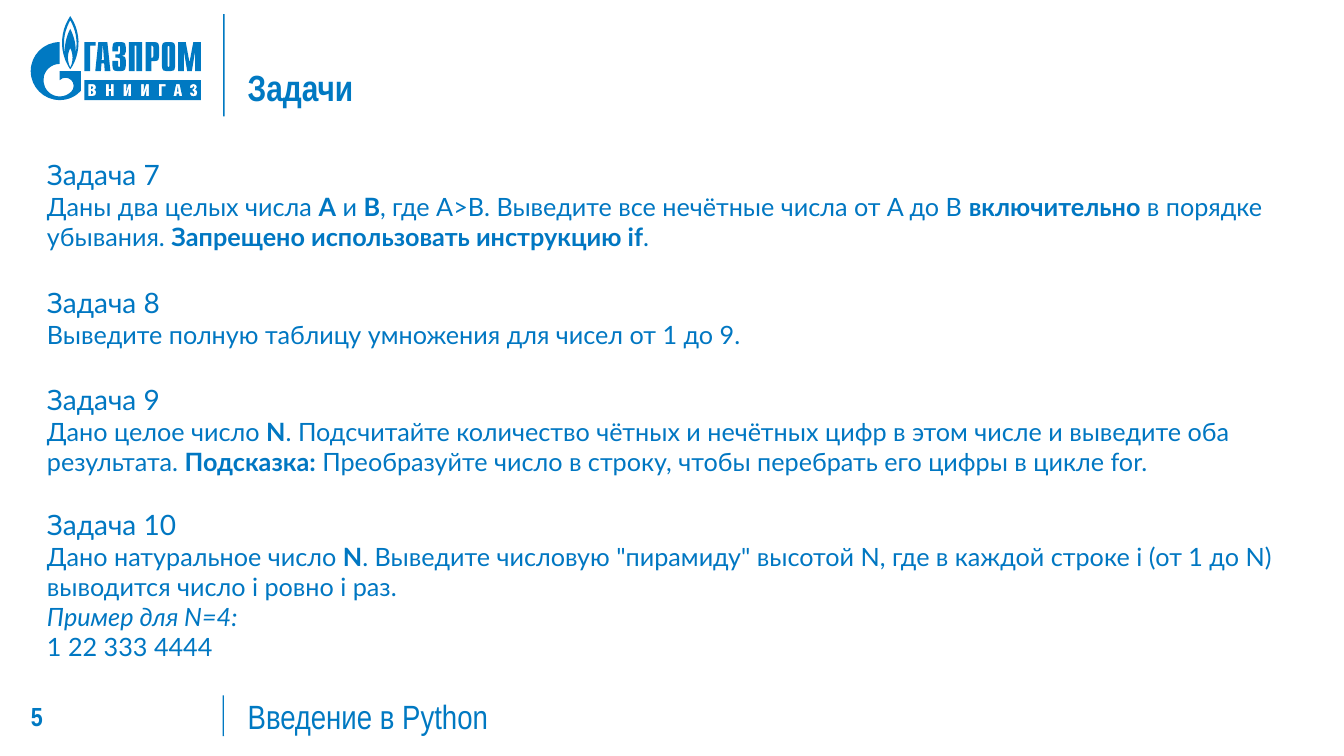
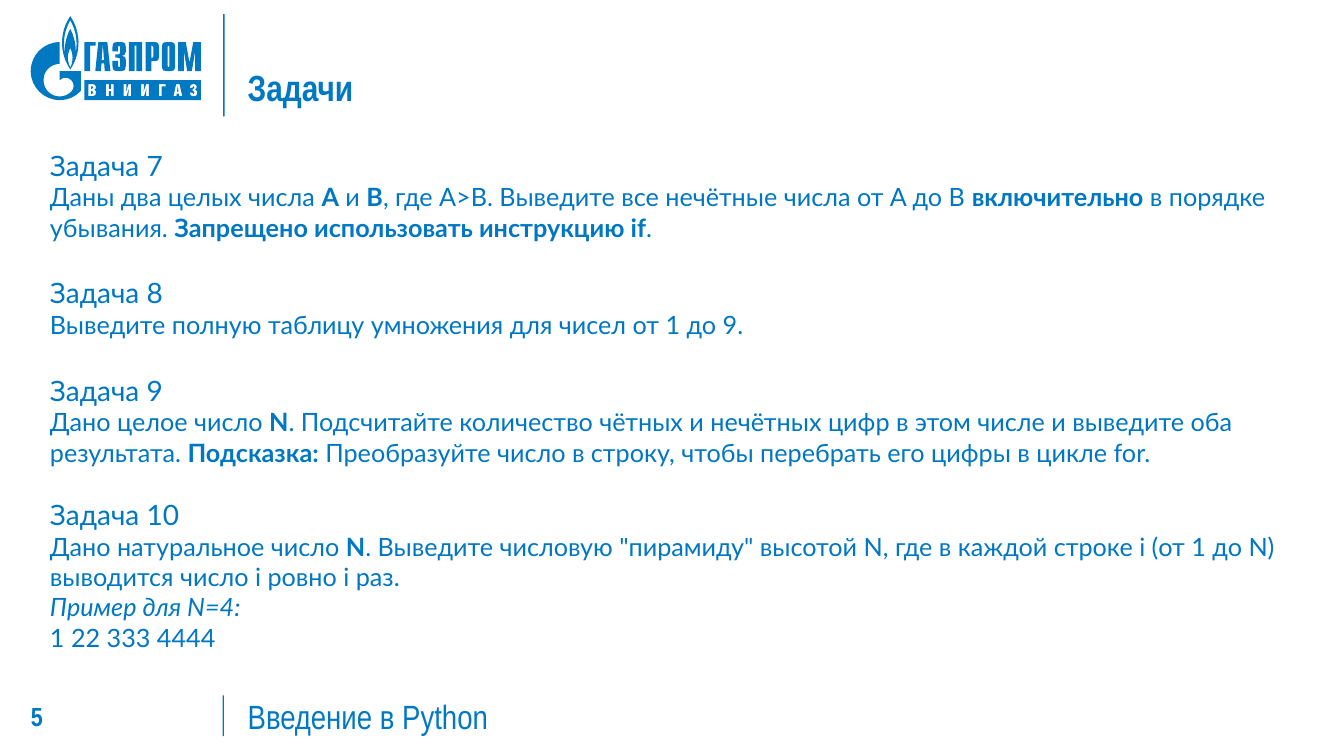
Before and after one commit to fryghts/Python_course, a slide deck: slide 5 of 6/6.Программирование_на_Python.pptx. Drawn at 1344x756 pixels with LibreOffice and Linux fonts; fonts in the diff are those of the drawing. Boxes give left, top, right and bottom in pixels: in the first picture for what was removed or moved away, otherwise in the second. Text is boxed around its words. In the diff, an @@ line names an element or a change of style, - is before the commit and + after.

```diff
--- a/6/6.Программирование_на_Python.pptx
+++ b/6/6.Программирование_на_Python.pptx
@@ text "Задача 7": place and size @@
-text "Задача 7" at (47, 164, 1272, 657)
+text "Задача 7" at (50, 155, 1275, 648)
```
Also in this commit, not shown: 19 other files.
